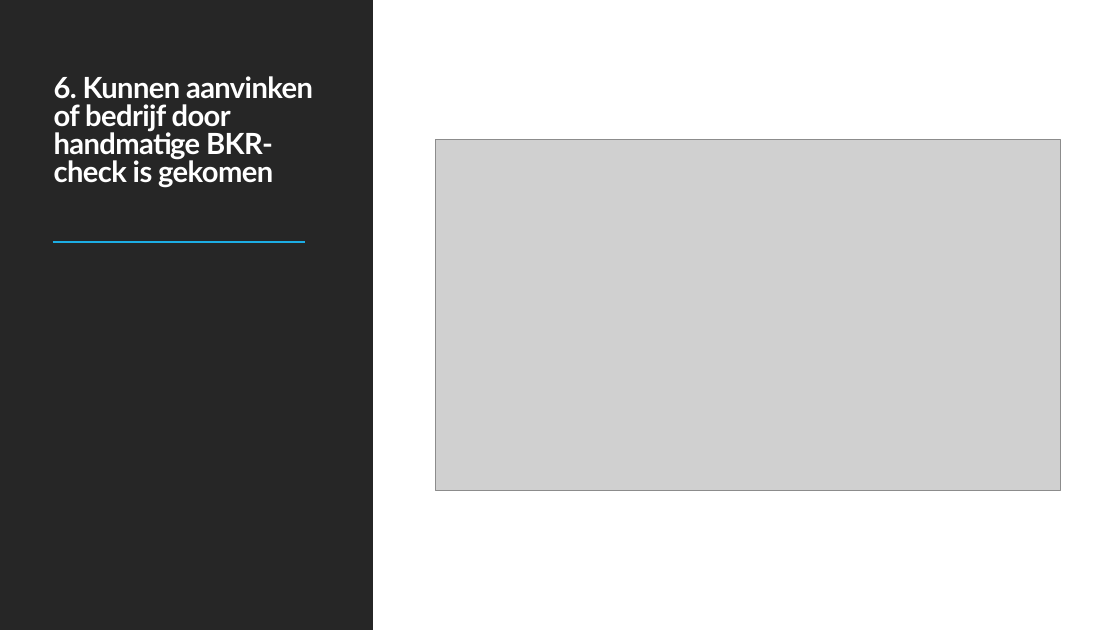
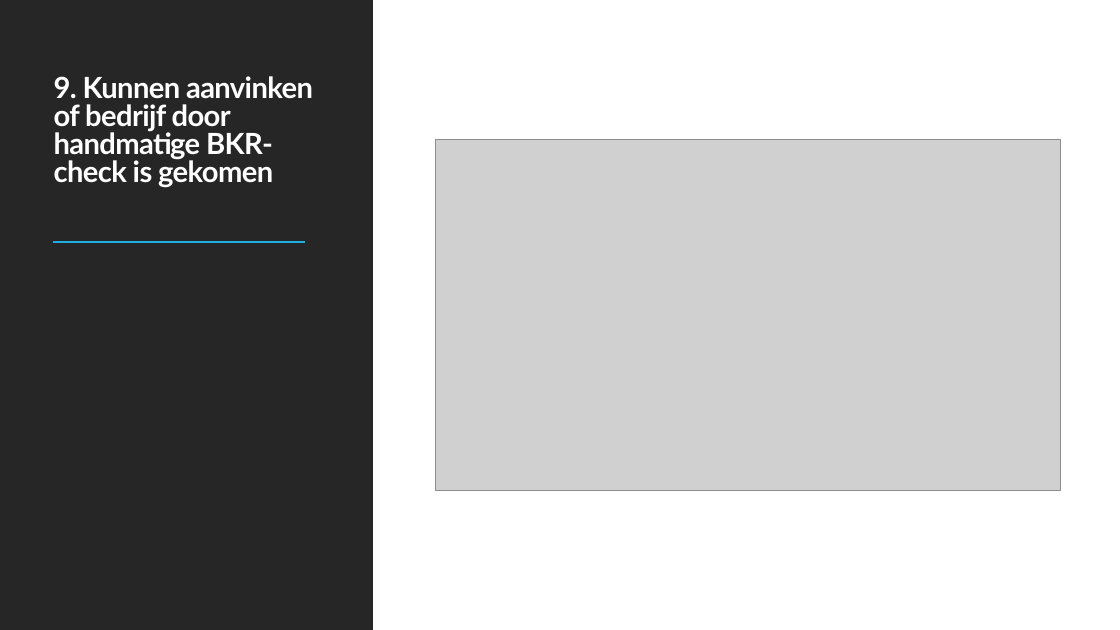
Before and after one commit to DimitriFlorijn/E3-Barroc-Intens, a slide deck: slide 11 of Barroc Intens.pptx (slide 8 before the commit). Drawn at 1120x630 pixels with LibreOffice and Linux fonts; fonts in the diff are those of the drawing; grey boxes stand for pictures. Boxes give left, top, right and bottom in pixels: in the first picture for what was removed or moved away, otherwise in the second. Text is boxed around its words. In the diff, an @@ line names an element or a change of style, - is before the commit and + after.

```diff
--- a/Barroc Intens.pptx
+++ b/Barroc Intens.pptx
@@ title at [54, 76, 313, 188]: text changed @@
-6. Kunnen aanvinken of bedrijf door handmatige BKR-check is gekomen
+9. Kunnen aanvinken of bedrijf door handmatige BKR-check is gekomen
```
Also in this commit, not shown: 8 other slides changed.
